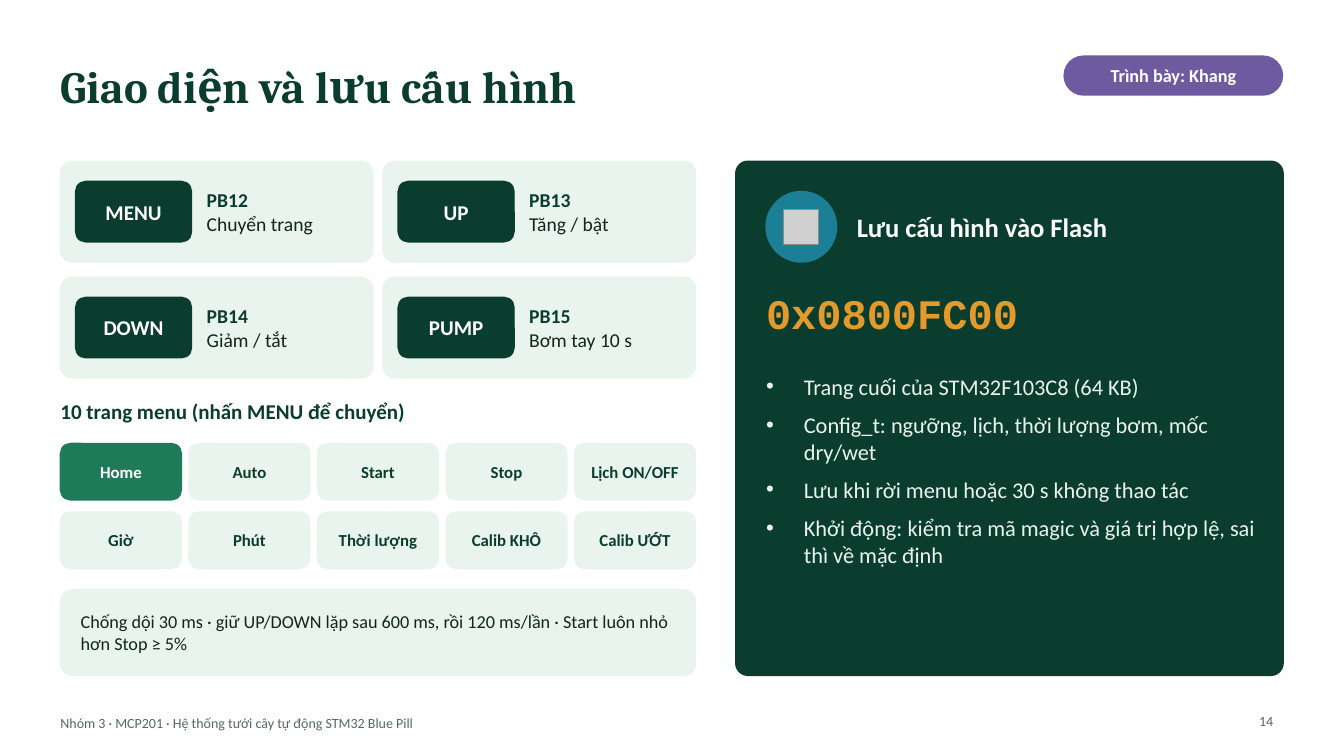
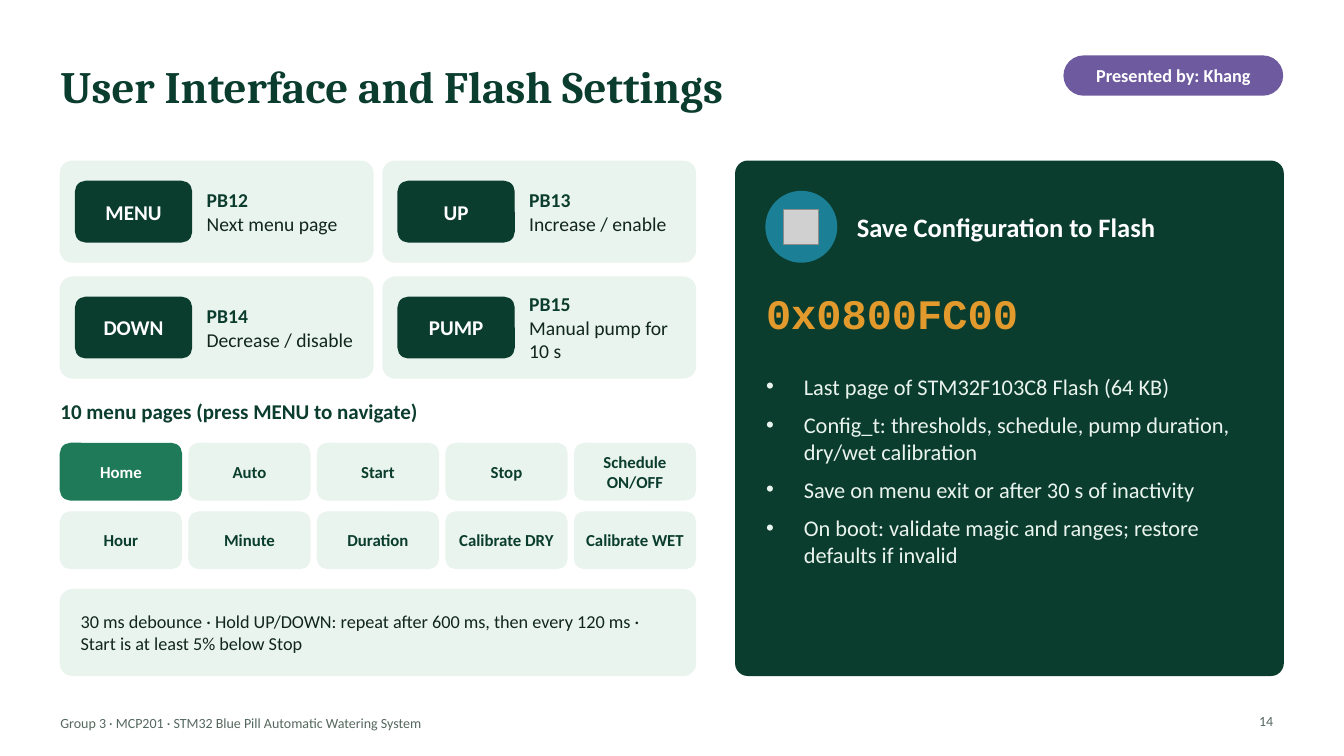
Before and after one commit to vukhangdeeptry/Automatic-Plant-Watering-System-using-STM32-Blue-Pill, a slide deck: slide 14 of Documentation/Slide_FinalThuyetTrinh_TuoiCay_STM32.pptx. Drawn at 1344x756 pixels with LibreOffice and Linux fonts; fonts in the diff are those of the drawing; grey boxes stand for pictures. Boxes give left, top, right and bottom in pixels: in the first picture for what was removed or moved away, otherwise in the second. Text is boxed around its words. In the diff, an @@ line names an element or a change of style, - is before the commit and + after.

```diff
--- a/Documentation/Slide_FinalThuyetTrinh_TuoiCay_STM32.pptx
+++ b/Documentation/Slide_FinalThuyetTrinh_TuoiCay_STM32.pptx
@@ title at bbox=[60, 71, 723, 113]: text changed @@
-Giao diện và lưu cấu hình
+User Interface and Flash Settings
@@ text at bbox=[1096, 69, 1251, 85]: text changed @@
-Trình bày: Khang
+Presented by: Khang
@@ text at bbox=[207, 218, 338, 235]: text changed @@
-Chuyển trang
+Next menu page
@@ text at bbox=[529, 217, 666, 231]: text changed @@
-Tăng / bật
+Increase / enable
@@ text at bbox=[857, 218, 1155, 242]: text changed @@
-Lưu cấu hình vào Flash
+Save Configuration to Flash
@@ text at bbox=[529, 321, 668, 358]: text changed @@
-Bơm tay 10 s
+Manual pump for 10 s
@@ text at bbox=[207, 333, 352, 347]: text changed @@
-Giảm / tắt
+Decrease / disable
@@ text at bbox=[804, 379, 1229, 563]: text changed @@
-• Trang cuối của STM32F103C8 (64 KB)
-• Config_t: ngưỡng, lịch, thời lượng bơm, mốc dry/wet
-• Lưu khi rời menu hoặc 30 s không thao tác
-• Khởi động: kiểm tra mã magic và giá trị hợp lệ, sai thì về mặc định
+• Last page of STM32F103C8 Flash (64 KB)
+• Config_t: thresholds, schedule, pump duration, dry/wet calibration
+• Save on menu exit or after 30 s of inactivity
+• On boot: validate magic and ranges; restore defaults if invalid
@@ text at bbox=[60, 403, 417, 423]: text changed @@
-10 trang menu (nhấn MENU để chuyển)
+10 menu pages (press MENU to navigate)
@@ text at bbox=[603, 456, 666, 489]: text changed @@
-Lịch ON/OFF
+Schedule ON/OFF
@@ text at bbox=[104, 535, 139, 546]: text changed @@
-Giờ
+Hour
@@ text at bbox=[224, 534, 275, 546]: text changed @@
-Phút
+Minute
@@ text at bbox=[347, 534, 408, 546]: text changed @@
-Thời lượng
+Duration
@@ text at bbox=[459, 534, 553, 546]: text changed @@
-Calib KHÔ
+Calibrate DRY
@@ text at bbox=[586, 534, 684, 546]: text changed @@
-Calib ƯỚT
+Calibrate WET
@@ text at bbox=[81, 615, 631, 653]: text changed @@
-Chống dội 30 ms · giữ UP/DOWN lặp sau 600 ms, rồi 120 ms/lần · Start luôn nhỏ hơn Stop ≥ 5%
+30 ms debounce · Hold UP/DOWN: repeat after 600 ms, then every 120 ms · Start is at least 5% below Stop
@@ text at bbox=[60, 718, 421, 731]: text changed @@
-Nhóm 3 · MCP201 · Hệ thống tưới cây tự động STM32 Blue Pill
+Group 3 · MCP201 · STM32 Blue Pill Automatic Watering System
```
Also in this commit, not shown: 17 other slides changed, 1 slide added, 1 slide removed.
